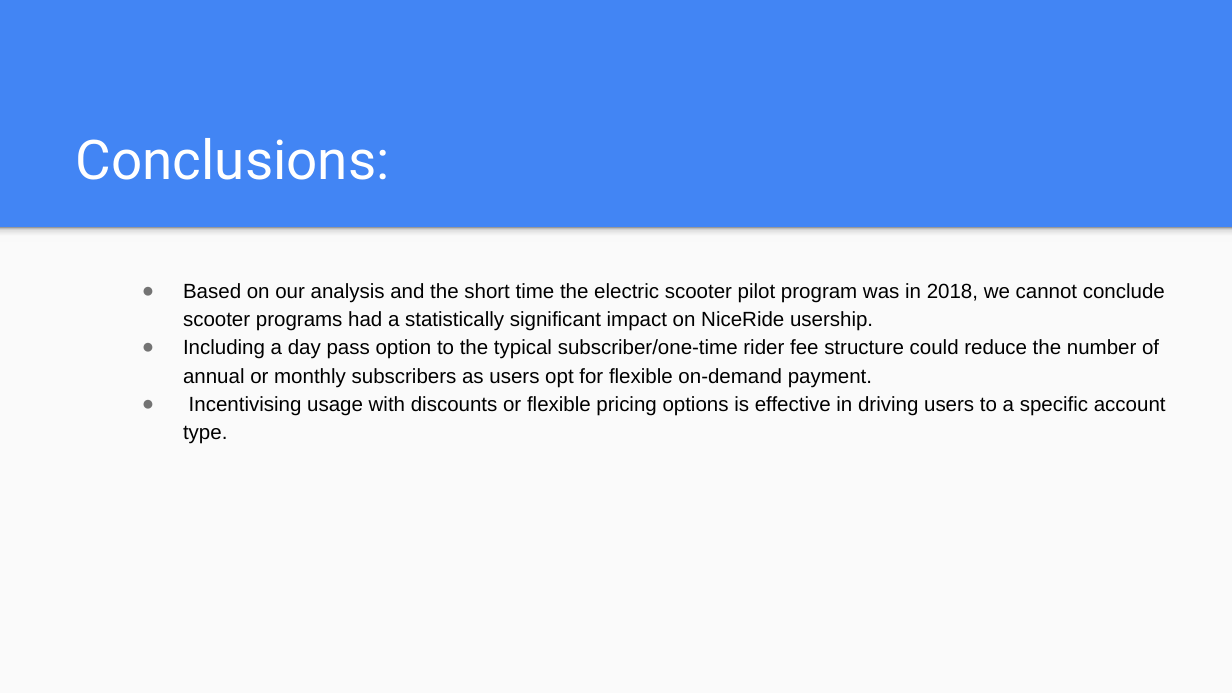
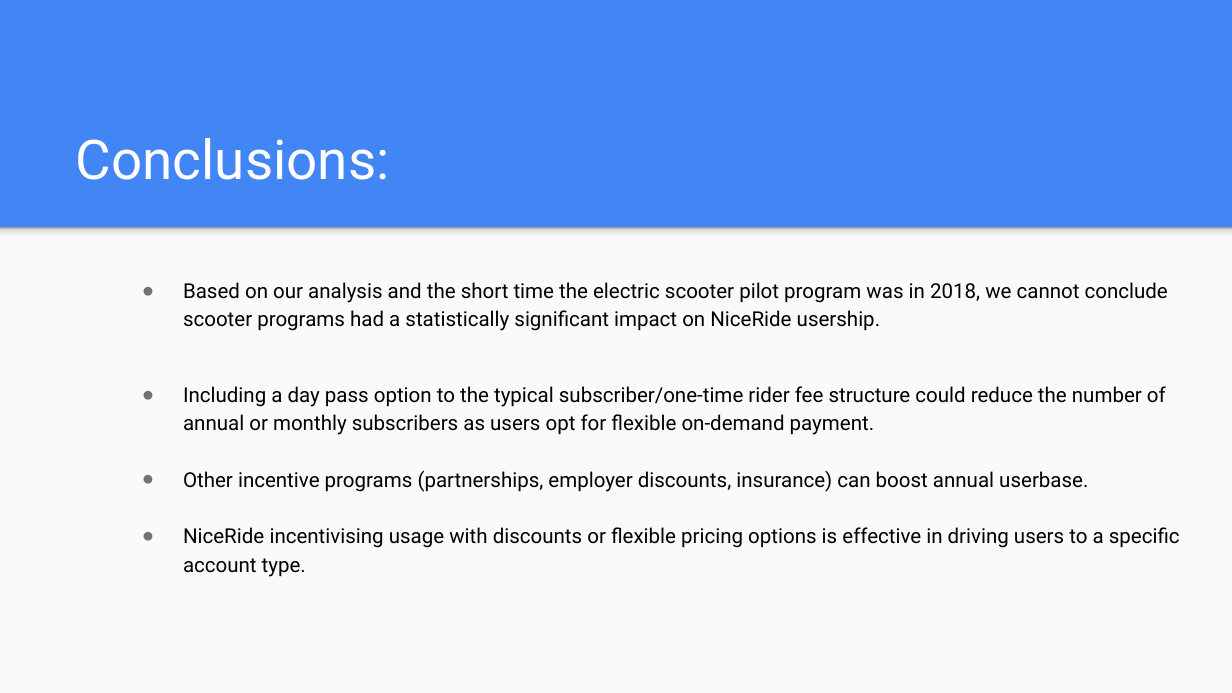
Before and after one commit to tdrygg/Group-Project, a slide deck: slide 22 of Patterns_In_NiceRide_Group6_Final.pptx (slide 24 before the commit). Drawn at 1232x693 pixels with LibreOffice and Linux fonts; fonts in the diff are those of the drawing. Boxes give left, top, right and bottom in pixels: in the first picture for what was removed or moved away, otherwise in the second. Text is boxed around its words. In the diff, an @@ line names an element or a change of style, - is before the commit and + after.

Commit message:
ppt final commit

```diff
--- a/Patterns_In_NiceRide_Group6_Final.pptx
+++ b/Patterns_In_NiceRide_Group6_Final.pptx
@@ text at (183,282,1168,435): font Arial to Roboto in "Based on our analysis and the short ...", "Including a day pass option to the ..." @@
@@ text at (183,470,1180,577): text changed; font Arial to Roboto @@
-● Incentivising usage with discounts or flexible pricing options is effective in driving users to a specific account type.
+● Other incentive programs (partnerships, employer discounts, insurance) can boost annual userbase.
+● NiceRide incentivising usage with discounts or flexible pricing options is effective in driving users to a specific account type.
```
Also in this commit, not shown: 11 other slides changed, 2 slides removed.
